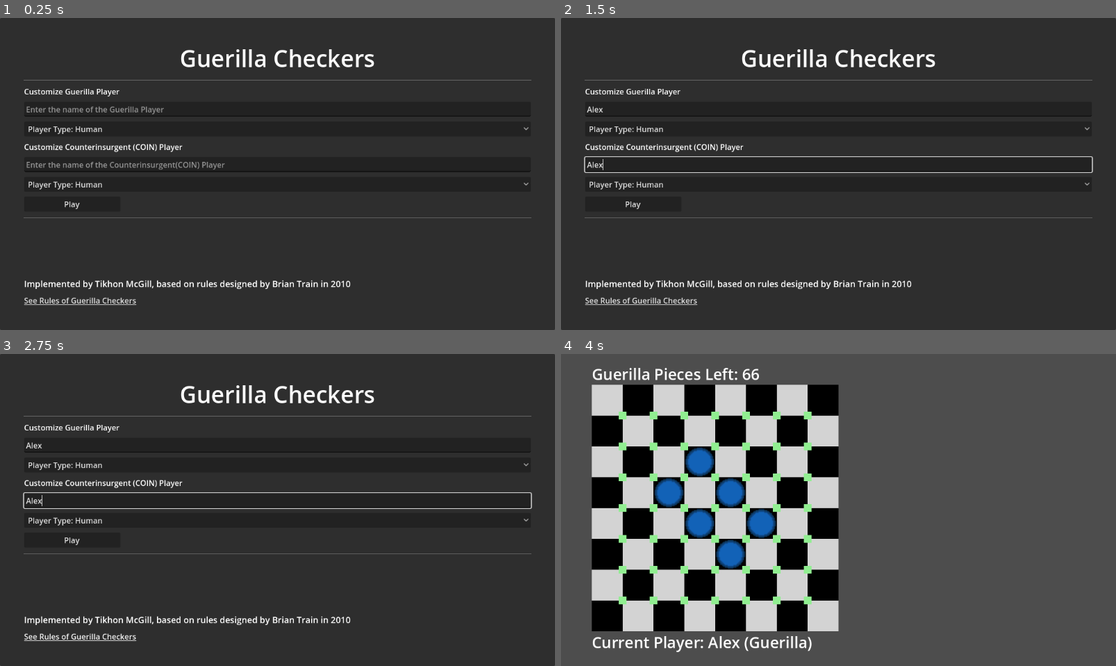
Above: before the commit, frames 1-4 (two rows, left to right).
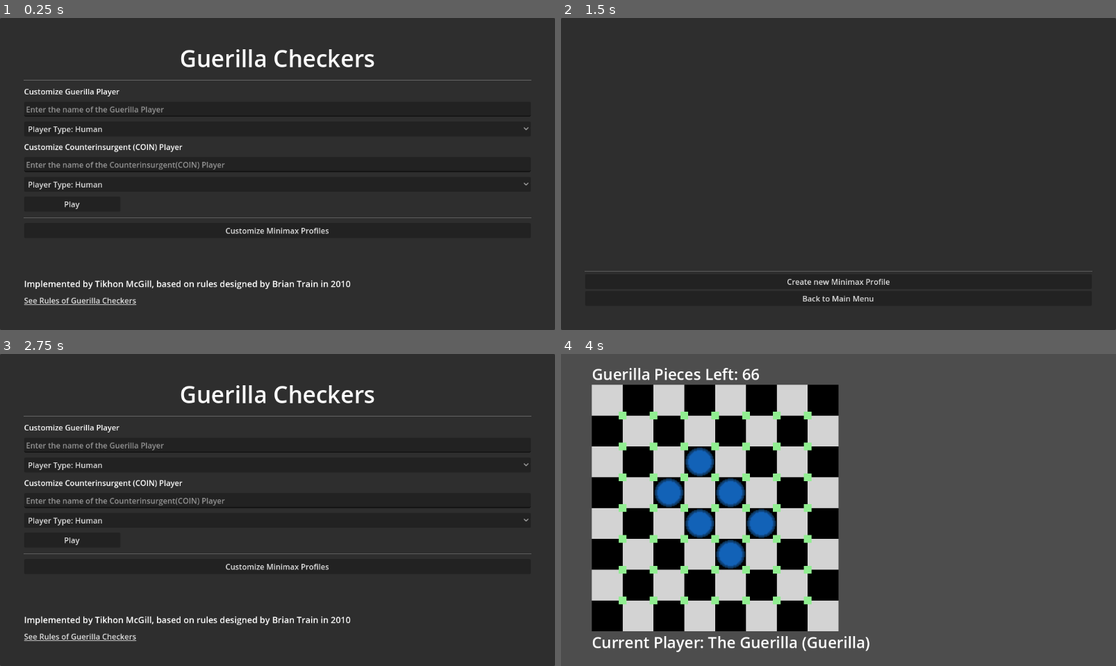
Above: after the commit, the same moments.

Repository: TikhonMcGill/guerilla-checkers
Game: Godot game, scene res://assets/scenes/main_menu/main_menu.tscn
Same seed, same stepped clock (60 frames per second), same inputs: the game is played once before the commit and once after it.
Inputs (mouse positions are in pixels of both pictures, inside the frame that each line leads up to):
- Up to frame 1 (0.25 s): no input
- Up to frame 2 (1.5 s): click (838, 108) at 0.52 s; type "Alex" at 0.6 s; click (838, 164) at 0.75 s; type "Alex" at 0.83 s; click (838, 230) at 1.25 s, where only the run after the commit has a clickable "Customize Minimax Profiles"
- Up to frame 3 (2.75 s): click (277, 634) at 2 s, where only the run after the commit has a clickable "Back to Main Menu"
- Up to frame 4 (4 s): click "Play" at 2.75 s; click (605, 400) at 3.5 s

The runs differ from the first frame. In frame 1, 0.2% of the frame differs, in the area x 40-60%, y 67-70%; in frame 2, 4.2%, in the area x 4-96%, y 10-92%; in frame 3, 1.4%; in frame 4, 0.6%.

Commit message:
Connect Minimax Profile Editing to Main Menu

Diff:
--- a/assets/scenes/main_menu/main_menu.gd
+++ b/assets/scenes/main_menu/main_menu.gd
@@ -1,6 +1,7 @@
 extends Control
 
 const GAME_SCENE_PATH := "res://assets/scenes/game_scene/game_scene.tscn"
+const MINIMAX_PROFILE_EDIT_PATH := "res://assets/scenes/minimax_profile_editor/minimax_profile_editor.tscn"
 
 @onready var guerilla_player_select = $PanelContainer/MarginContainer/VBoxContainer/GuerillaPlayerSelect
 @onready var counterinsurgent_player_select = $PanelContainer/MarginContainer/VBoxContainer/CounterinsurgentPlayerSelect
@@ -38,3 +39,6 @@
 
 	GameManager.guerilla_player_name = guerilla_name_edit.text
 	GameManager.coin_player_name = counterinsurgent_name_edit.text
+
+func _on_minimax_profile_edit_pressed() -> void:
+	get_tree().change_scene_to_file(MINIMAX_PROFILE_EDIT_PATH)
--- a/assets/scenes/main_menu/main_menu.tscn
+++ b/assets/scenes/main_menu/main_menu.tscn
@@ -92,6 +92,10 @@
 [node name="HSeparator2" type="HSeparator" parent="PanelContainer/MarginContainer/VBoxContainer"]
 layout_mode = 2
 
+[node name="MinimaxProfileEdit" type="Button" parent="PanelContainer/MarginContainer/VBoxContainer"]
+layout_mode = 2
+text = "Customize Minimax Profiles"
+
 [node name="CreditsLabel" type="Label" parent="PanelContainer/MarginContainer/VBoxContainer"]
 layout_mode = 2
 size_flags_vertical = 10
@@ -107,3 +111,4 @@
 uri = "https://www.di.fc.ul.pt/~jpn/gv/guerrilla.htm"
 
 [connection signal="pressed" from="PanelContainer/MarginContainer/VBoxContainer/PlayButton" to="." method="_on_play_button_pressed"]
+[connection signal="pressed" from="PanelContainer/MarginContainer/VBoxContainer/MinimaxProfileEdit" to="." method="_on_minimax_profile_edit_pressed"]
--- a/assets/scenes/minimax_profile_editor/minimax_profile_editor.gd
+++ b/assets/scenes/minimax_profile_editor/minimax_profile_editor.gd
@@ -1,4 +1,6 @@
 extends Control
+
+const MAIN_MENU_SCENE_PATH := "res://assets/scenes/main_menu/main_menu.tscn"
 
 @onready var minimax_list: VBoxContainer = $PanelContainer/MarginContainer/MinimaxList
 @onready var minimax_editor: VBoxContainer = $PanelContainer/MarginContainer/MinimaxEditor
@@ -48,3 +50,6 @@
 	_show_minimax_editor()
 	minimax_editor.clear()
 	minimax_editor.load_profile(profile)
+
+func _on_back_to_main_menu_button_pressed() -> void:
+	get_tree().change_scene_to_file(MAIN_MENU_SCENE_PATH)
--- a/assets/scenes/minimax_profile_editor/minimax_profile_editor.tscn
+++ b/assets/scenes/minimax_profile_editor/minimax_profile_editor.tscn
@@ -48,6 +48,11 @@
 layout_mode = 2
 size_flags_vertical = 8
 text = "Create new Minimax Profile"
+
+[node name="BackToMainMenuButton" type="Button" parent="PanelContainer/MarginContainer/MinimaxList"]
+layout_mode = 2
+size_flags_vertical = 8
+text = "Back to Main Menu"
 
 [node name="MinimaxEditor" type="VBoxContainer" parent="PanelContainer/MarginContainer"]
 visible = false
@@ -186,6 +191,7 @@
 
 [connection signal="profile_edited" from="PanelContainer/MarginContainer/MinimaxList" to="." method="_on_minimax_list_profile_edited"]
 [connection signal="pressed" from="PanelContainer/MarginContainer/MinimaxList/CreateNewProfileButton" to="." method="_on_create_new_profile_button_pressed"]
+[connection signal="pressed" from="PanelContainer/MarginContainer/MinimaxList/BackToMainMenuButton" to="." method="_on_back_to_main_menu_button_pressed"]
 [connection signal="profile_completed" from="PanelContainer/MarginContainer/MinimaxEditor" to="." method="_on_minimax_editor_profile_completed"]
 [connection signal="pressed" from="PanelContainer/MarginContainer/MinimaxEditor/ConfirmButton" to="PanelContainer/MarginContainer/MinimaxEditor" method="_on_confirm_button_pressed"]
 [connection signal="pressed" from="PanelContainer/MarginContainer/MinimaxEditor/CancelButton" to="PanelContainer/MarginContainer/MinimaxEditor" method="_on_cancel_button_pressed"]
Not shown, changed: Implementation Plan.txt
